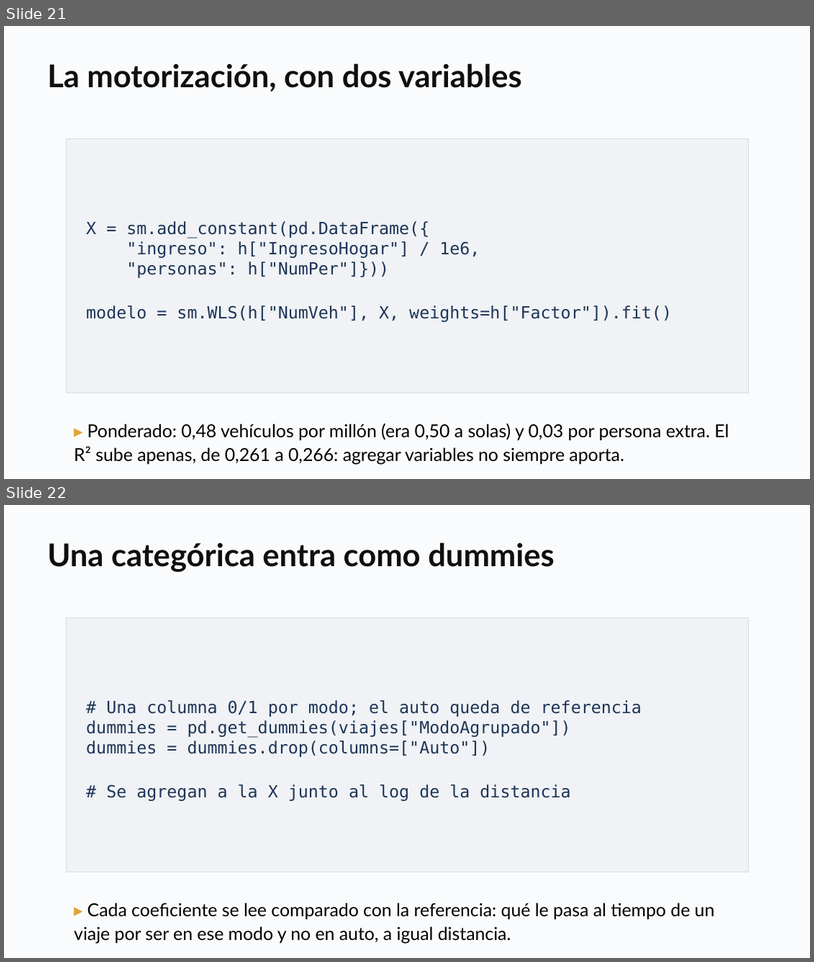
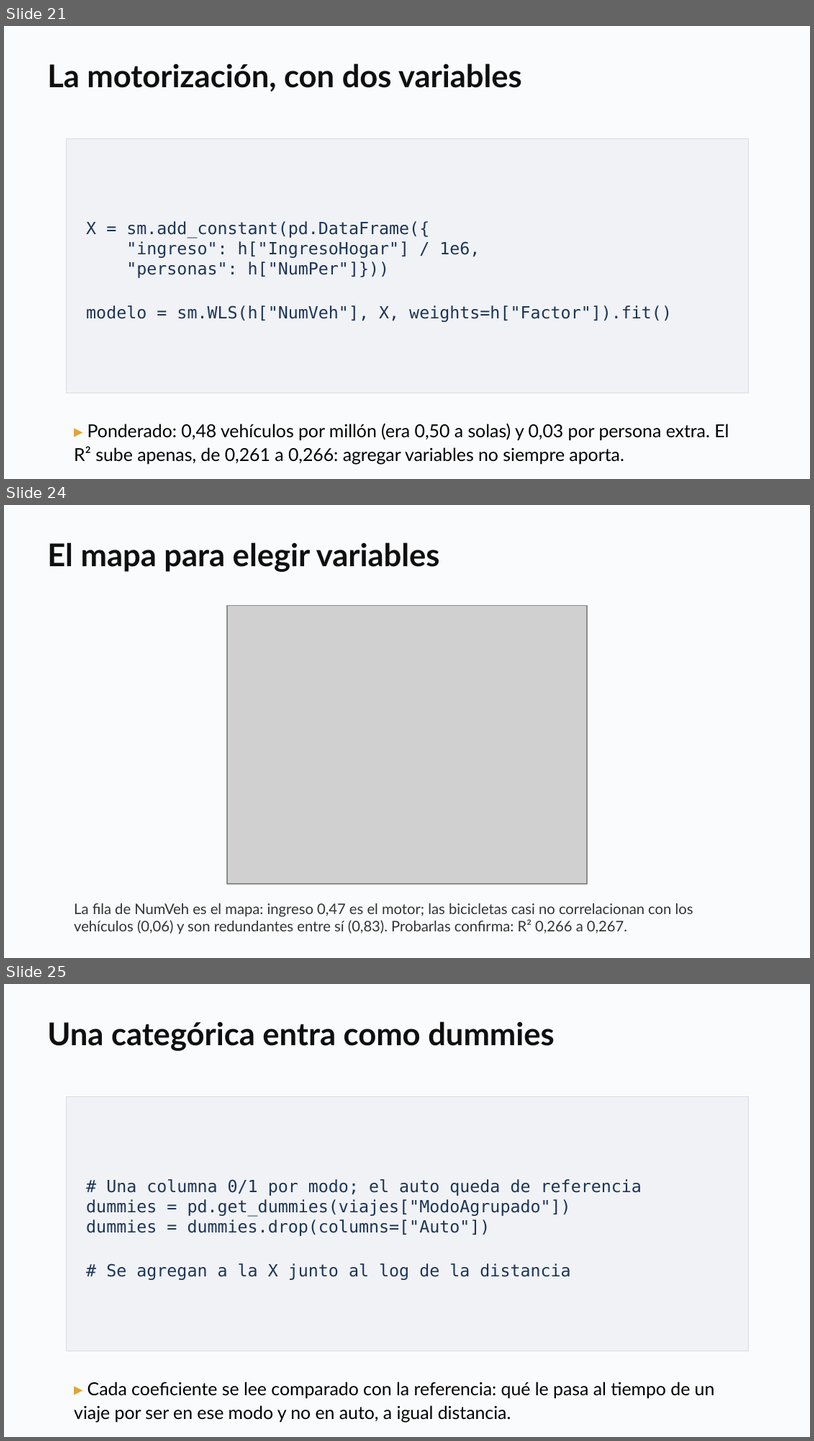
Before and after one commit to daniopitz/diplomado-cdd, a slide deck: presentaciones/clase04_regresion_multiple.pptx. Shown one above the other, each under a label of ours: slides 21 and 22 before the commit, slides 21, 24 and 25 after it; the slides between them are not shown. The pictures are 814x962 and 814x1441 pixels, drawn with LibreOffice and Linux fonts; fonts in the diff are those of the drawing; grey boxes stand for pictures. Boxes give left, top, right and bottom in pixels: in the first picture for what was removed or moved away, otherwise in the second. Text is boxed around its words. In the diff, an @@ line names an element or a change of style, - is before the commit and + after.

```diff
--- a/presentaciones/clase04_regresion_multiple.pptx
+++ b/presentaciones/clase04_regresion_multiple.pptx
@@ slide 24 added at (4, 505, 810, 958), background #FFFFFF @@
@@ rectangle added at (4, 505, 810, 958), fill #FAFBFC @@
@@ text added at (47, 542, 440, 572), 28 pt, text #0F0F0F, bold @@
+El mapa para elegir variables
@@ picture added at (227, 606, 587, 884) @@
@@ text added at (74, 903, 694, 934), 13 pt, text #333333 @@
+La fila de NumVeh es el mapa: ingreso 0,47 es el motor; las bicicletas casi no correlacionan con los vehículos (0,06) y son redundantes entre sí (0,83). Probarlas confirma: R² 0,266 a 0,267.
@@ what was slide 22 is now slide 25 @@
```
Also in this commit, not shown: 1 slide changed, 2 other slides added, 3 other files.
